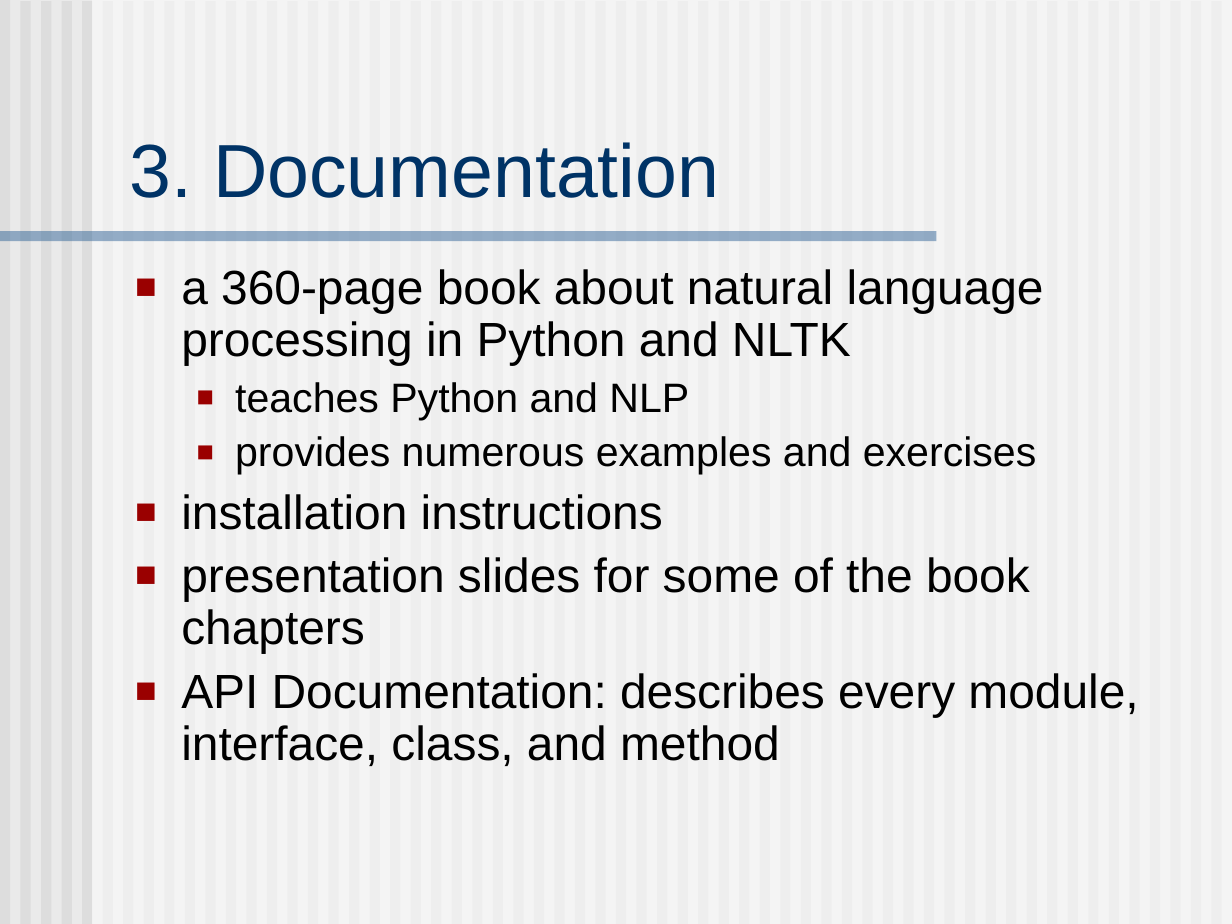
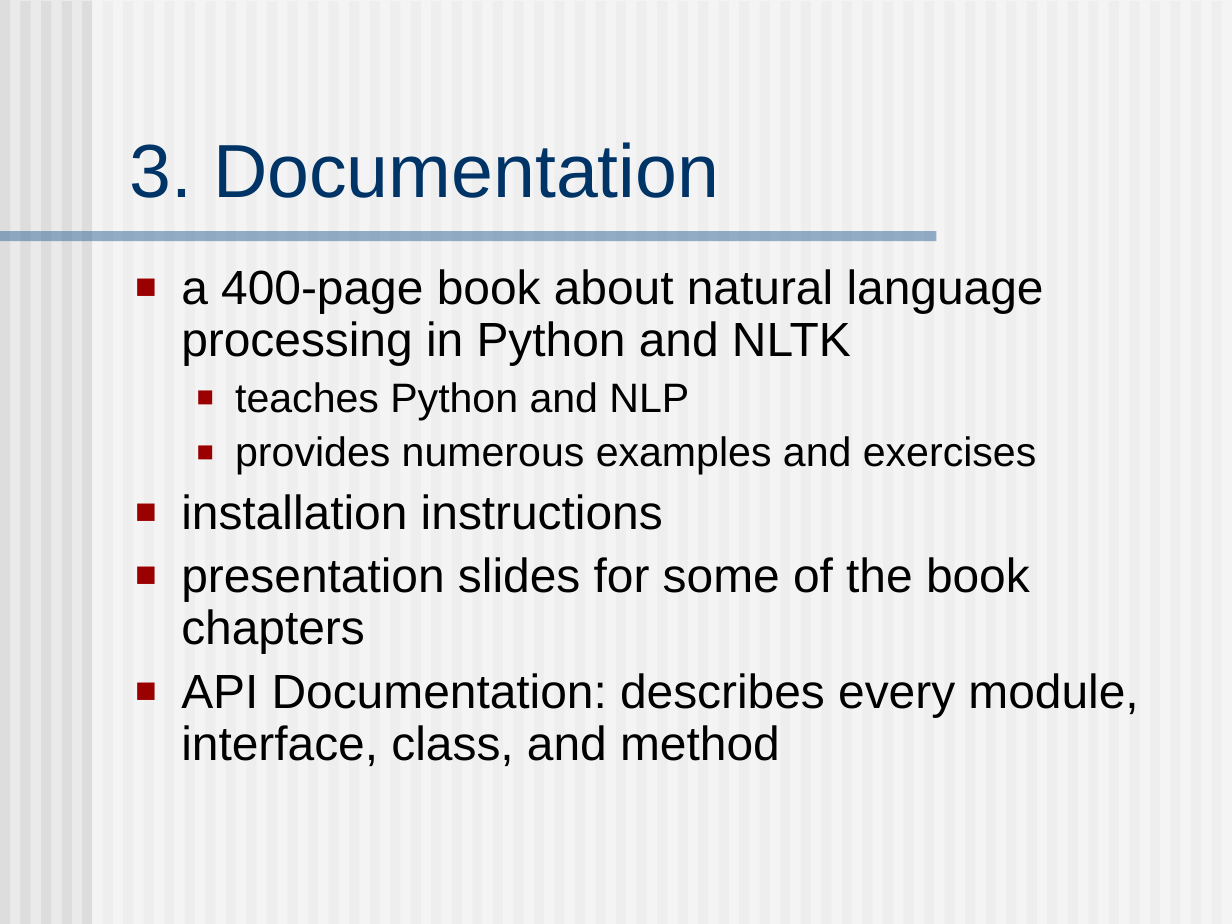
Before and after one commit to nltk/nltk_book, a slide deck: slide 6 of nltk.ppt. Drawn at 1232x924 pixels with LibreOffice and Linux fonts; fonts in the diff are those of the drawing. Boxes give left, top, right and bottom in pixels: in the first picture for what was removed or moved away, otherwise in the second. Text is boxed around its words. In the diff, an @@ line names an element or a change of style, - is before the commit and + after.

```diff
--- a/nltk.ppt
+++ b/nltk.ppt
@@ text at box(181, 269, 1044, 365): text changed @@
-■ a 360-page book about natural language processing in Python and NLTK
+■ a 400-page book about natural language processing in Python and NLTK
```
Also in this commit, not shown: 4 other slides changed, 6 slides added, 2 slides removed.
